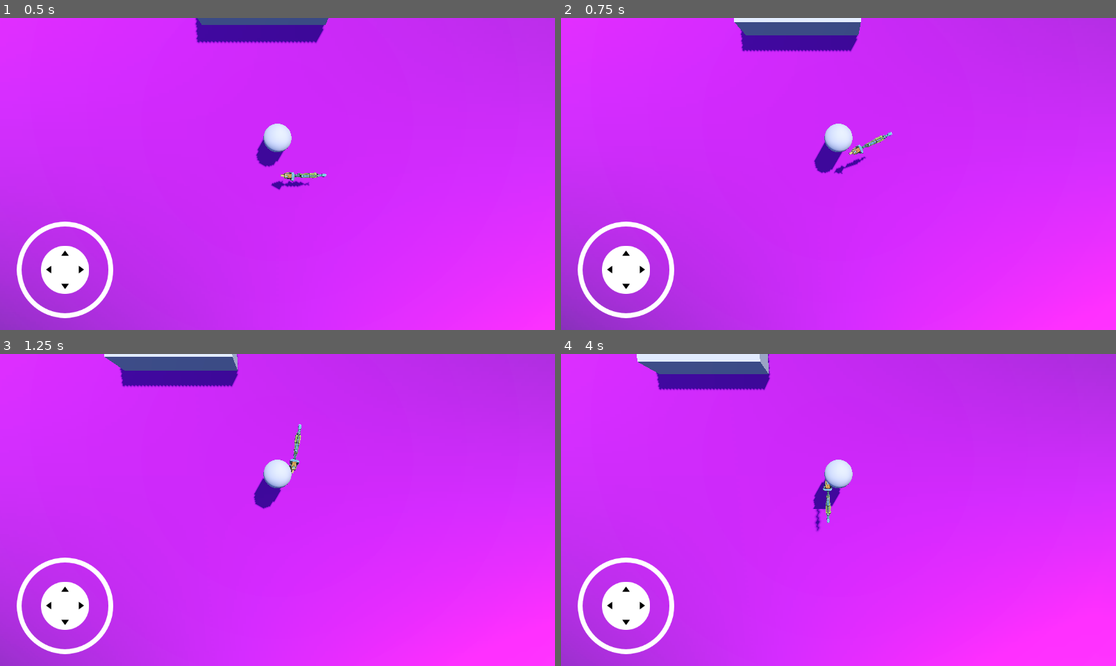
Above: before the commit, frames 1-4 (two rows, left to right).
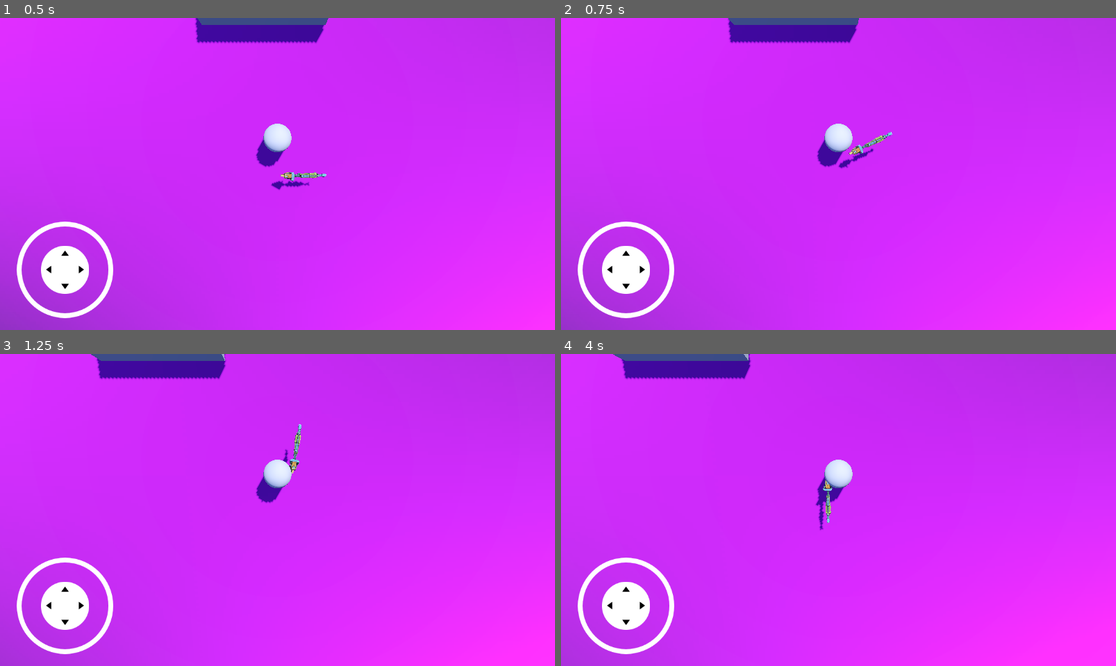
Above: after the commit, the same moments.

Repository: idkwhattoput-code/zombie_shooter
Game: Godot game, scene res://node_3d.tscn
The game is run twice, just before and just after one commit, with the same random seed, the same clock (stepped at 60 frames per second) and the same inputs.
Inputs (mouse positions are in pixels of both pictures, inside the frame that each line leads up to):
- Up to frame 1 (0.5 s): no input
- Up to frame 2 (0.75 s): tap Enter (ui_accept) at 0.5 s; move the mouse to (960, 158) at 0.52 s; hold Right (ui_right) from 0.53 s (still down); tap E (shoot) at 0.6 s; click (960, 158) at 0.67 s
- Up to frame 3 (1.25 s): keep holding Right (ui_right); tap Enter (ui_accept) at 0.77 s
- Up to frame 4 (4 s): release Right (ui_right) at 1.25 s; drag from (727, 525) to (810, 572) at 1.27 s; move the mouse to (894, 441) at 2.02 s; hold Right (ui_right) 2.03-2.75 s; tap E (shoot) at 2.1, 3.6 s; drag from (810, 572) to (672, 463) at 2.77 s; tap Enter (ui_accept) at 3.5, 3.77 s; move the mouse to (1005, 556) at 3.52 s; hold Left (ui_left) from 3.53 s (still down)

Frame 1 is identical in both runs. In frame 2, 2.1% of the frame differs, in the area x 30-59%, y 0-51%; in frame 3, 2.0%; in frame 4, 2.8%, in the area x 9-51%, y 0-57%.

Commit message:
Update character_body_3d.gd

Diff:
--- a/character_body_3d.gd
+++ b/character_body_3d.gd
@@ -1,7 +1,7 @@
 extends CharacterBody3D
 
-const SPEED = 5.0
-const JUMP_VELOCITY = 4.5
+const SPEED = 5.5
+const JUMP_VELOCITY = 0.01 #this should not matter. because there is no jumping
 const GUN_SMOOTH_SPEED = 4
 const GUN_DISTANCE = 0.5
 const BULLET_SPEED = 50.0
